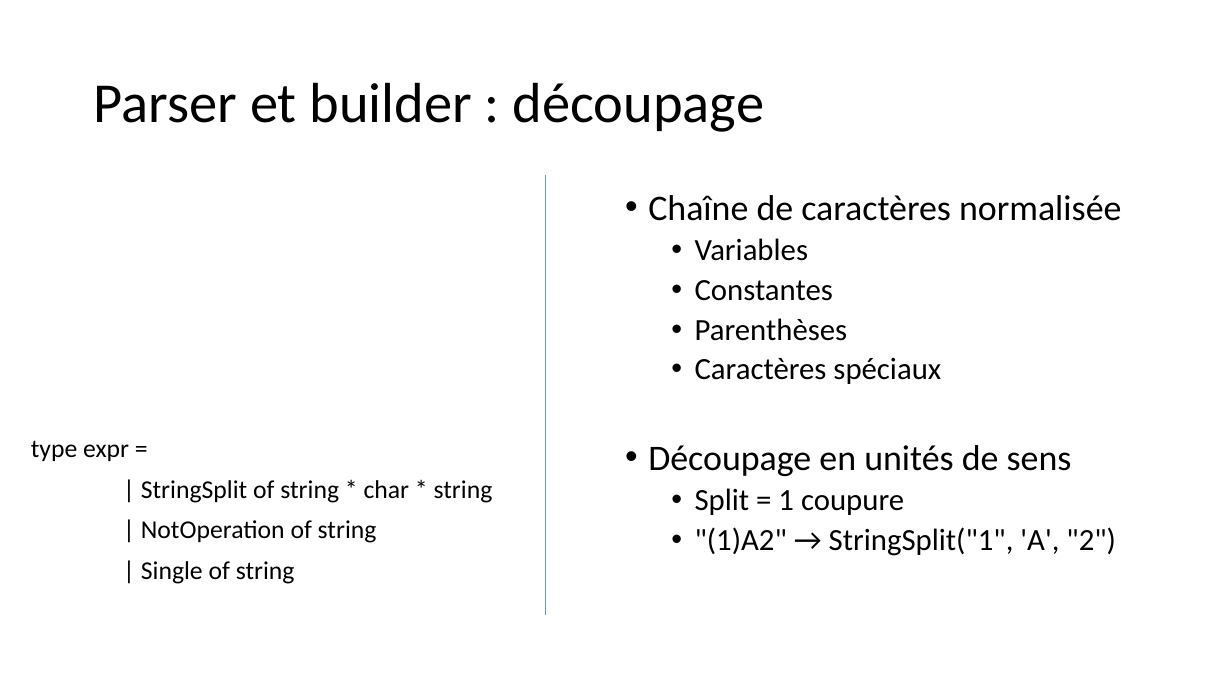
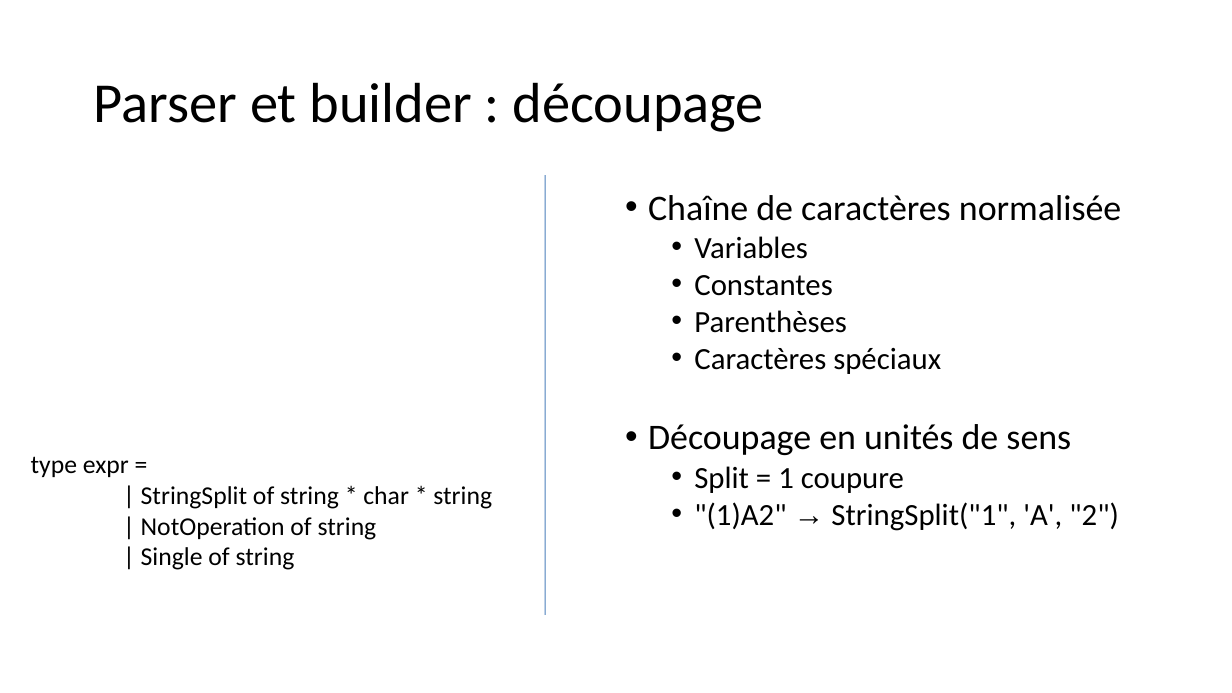
Before and after one commit to VinceDld/inf441_bdd_tetravex, a slide deck: slide 2 of Rapport/Soutenance orale.pptx. Drawn at 1232x693 pixels with LibreOffice and Linux fonts; fonts in the diff are those of the drawing. Boxes give left, top, right and bottom in pixels: in the first picture for what was removed or moved away, otherwise in the second. Text is boxed around its words. In the diff, an @@ line names an element or a change of style, - is before the commit and + after.

```diff
--- a/Rapport/Soutenance orale.pptx
+++ b/Rapport/Soutenance orale.pptx
@@ line (545, 176) - (545, 616): stroke #5B9BD5 0.5 pt to #4B7EBC 0.75 pt @@
@@ text "type expr =" at box(31, 456, 492, 570): line spacing 0.9 to 1; less space between paragraphs @@
@@ text "Chaîne de caractères normalisée" at box(648, 195, 1121, 531): font Calibri to Arial in "→"; less space between paragraphs; line spacing 0.9 to 1 @@
```
Also in this commit, not shown: 3 other slides changed, 4 slides added.
